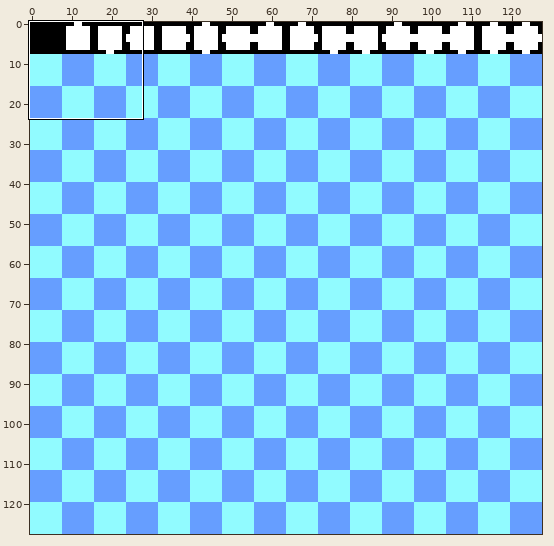
One commit to this sprite sheet: Tileset.png. The first picture is a wide view before the edit; the outline marks the close-up.
Close-up. Earlier state:
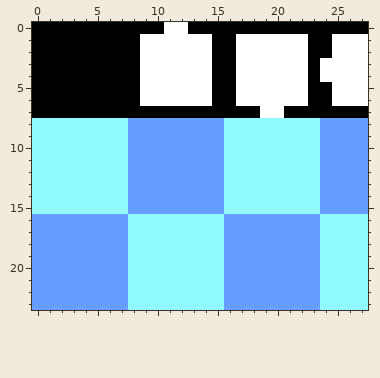
The file is 128x128 pixels. Shown: x 0..27, y 0..23.
After:
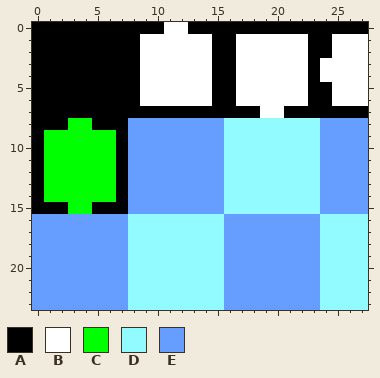
Palette (. is transparent): A #000000  B #ffffff  C #00ff00  D #91fbff  E #669eff
Difference:
Changed rows in their new state; - is an unchanged pixel.
first column x 0:
 8 AAACCAAA
 9 ACCCCCCA
10 ACCCCCCA
11 ACCCCCCA
12 ACCCCCCA
13 ACCCCCCA
14 ACCCCCCA
15 AAACCAAA
Pixel boxes of the changes (left, top, right, bottom) in both close-ups:
changed: (32, 118, 128, 214)
